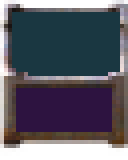
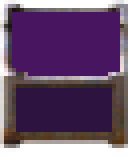
Before/after of a 128 x 160 layered artwork. What changed in the layer stack:
painted on "tint" over [12, 12, 120, 76]
